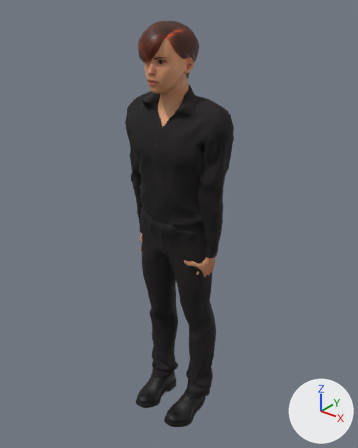
An edit to the glTF model dist/assets/models/sol-v3.glb, drawn before and after from the same camera.
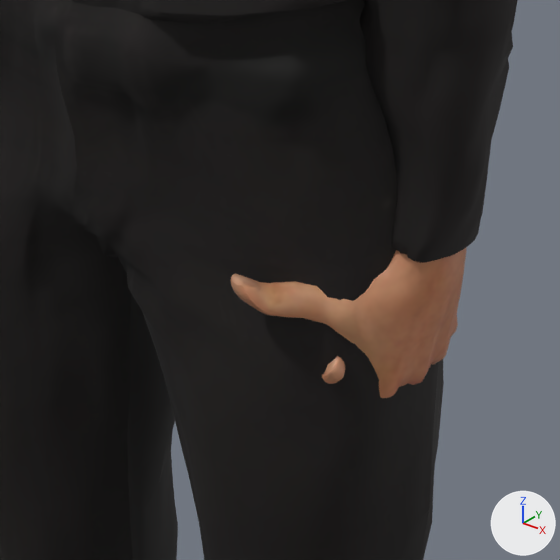
Old and new are each drawn whole from a 50 mm camera at (1.97, -2.46, 3.1) aimed at (-0.01, 0.0, 1.57) and again close up on the part from 43% to 64% of the width and 50% to 67% of the height. Arrows for +X, +Y and +Z are at lower right; the lights stay in place. The older version's two pictures come first. Vertices at exactly the same position are counted once.

Script lines for the objects in view, before the commit:
```python
me_solv3_body = bpy.data.meshes.new('SolV3_body')
me_solv3_body.from_pydata(...)  # 7706 vertices, 15316 faces; spans x -0.32..0.32, y -0.28..0.08, z 1.28..2.9
me_solv3_body.materials.append(mat_skin)  # picture img_skin
me_solv3_suit = bpy.data.meshes.new('SolV3_suit')
me_solv3_suit.from_pydata(...)  # 8426 vertices, 16672 faces; spans x -0.4..0.41, y -0.25..0.19, z 0.11..2.54
me_solv3_suit.materials.append(mat_outfit)  # picture img_outfit
ob_solv3_body = bpy.data.objects.new('SolV3_body', me_solv3_body)
ob_solv3_body.location = (0.0, 0.0, 0.0)
ob_solv3_suit = bpy.data.objects.new('SolV3_suit', me_solv3_suit)
ob_solv3_suit.location = (0.0, 0.0, 0.0)
```
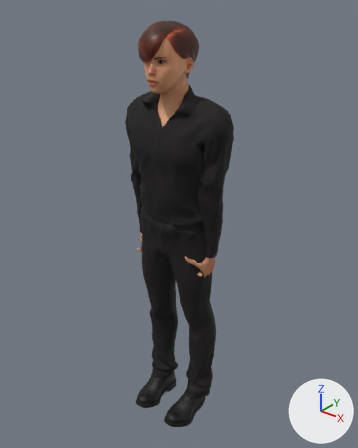
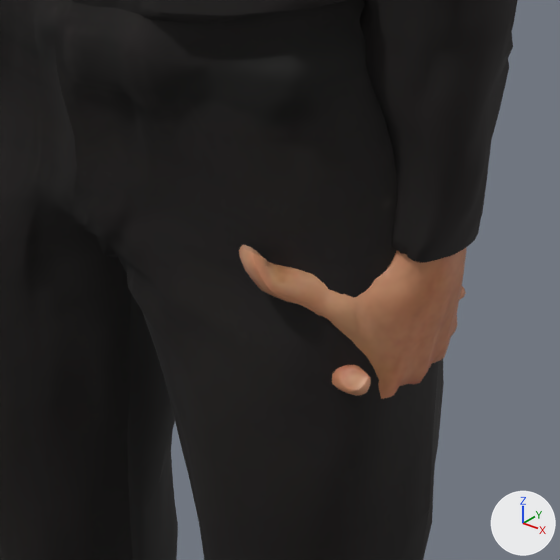
Location of each change, (x1, y1, x2, y2) in pixels of the close-ups (560 x 560 px; the box of a moved part takes in the faces that stretch with it):
'SolV3_body', reshaped
    before: (230, 247, 467, 398)
    after: (239, 245, 467, 399)
part 1 of me_solv3_body, moved or reshaped
    before: (230, 273, 354, 384)
    after: (239, 245, 466, 396)

What changed in the scene script:
```text
Change me_solv3_body:
    where me_solv3_body.from_pydata(...)  # 7706 vertices, 15316 faces; spans x -0.32..0.32, y -0.28..0.08, z 1.28..2.9
    used by ob_solv3_body; location = (0.0, 0.0, 0.0)
    me_solv3_body part 1: 1185 of 7706 vertices moved; they spanned x 0.19..0.27, y -0.2..0.04, z 1.28..1.44 and now span x 0.19..0.3, y -0.19..0.04, z 1.29..1.46; mean shift (0.01, 0.0, 0.01); largest move (0.25, -0.07, 1.36) -> (0.29, -0.07, 1.35)
```
